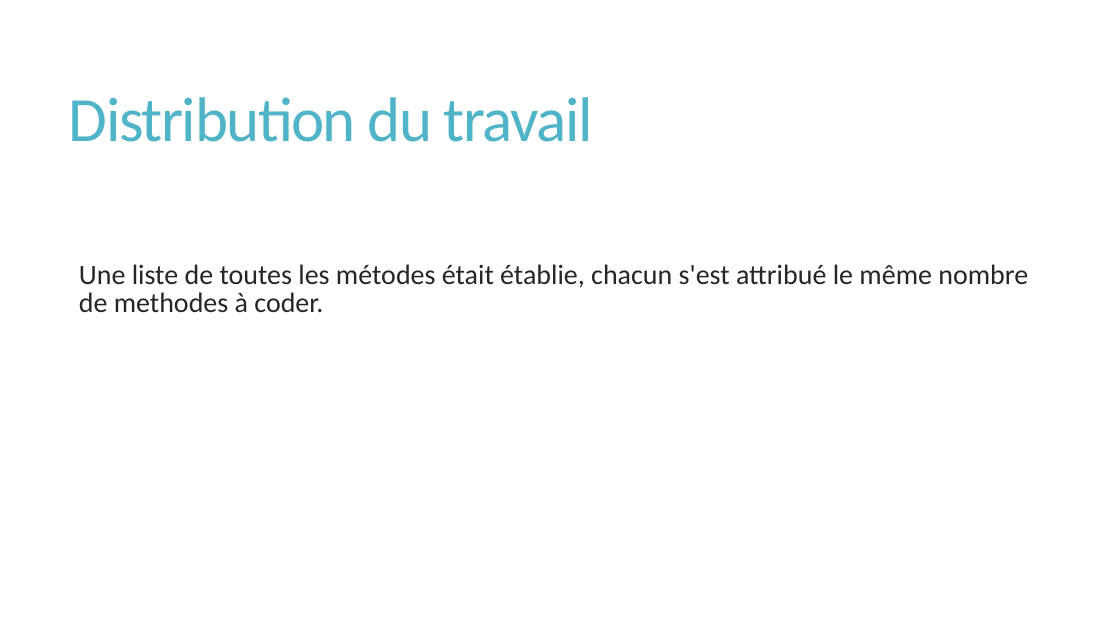
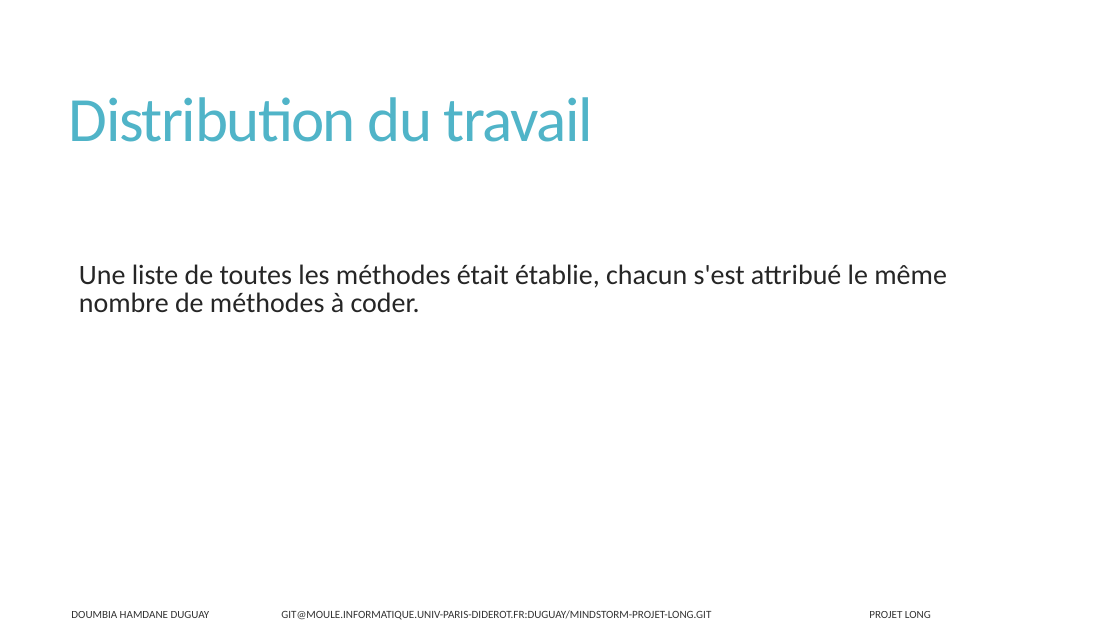
Before and after one commit to DoumbiaAmadou/mindstorm2014, a slide deck: slide 7 of Presentation_nxt.pptx. Drawn at 1120x630 pixels with LibreOffice and Linux fonts; fonts in the diff are those of the drawing. Boxes give left, top, right and bottom in pixels: in the first picture for what was removed or moved away, otherwise in the second. Text is boxed around its words. In the diff, an @@ line names an element or a change of style, - is before the commit and + after.

```diff
--- a/Presentation_nxt.pptx
+++ b/Presentation_nxt.pptx
@@ text at [79,264,947,312]: text changed @@
-  Une liste de toutes les métodes était établie, chacun s'est attribué le même nombre de methodes à coder.
+  Une liste de toutes les méthodes était établie, chacun s'est attribué le même nombre de méthodes à coder.
@@ text added at [71,610,931,620], 9.5 pt, text #000000 at 80% opacity @@
+DOUMBIA HAMDANE DUGUAY GIT@MOULE.INFORMATIQUE.UNIV-PARIS-DIDEROT.FR:DUGUAY/MINDSTORM-PROJET-LONG.GIT PROJET LONG
```
Also in this commit, not shown: 8 other slides changed, 1 slide added, 1 slide removed, 1 other file.
